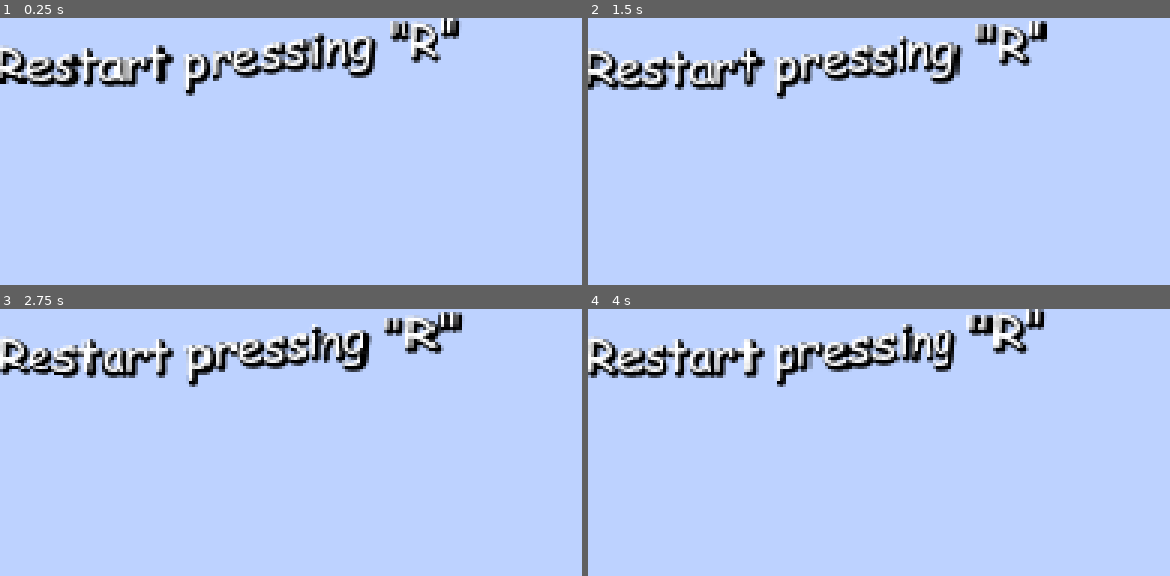
Above: before the commit, frames 1-4 (two rows, left to right).
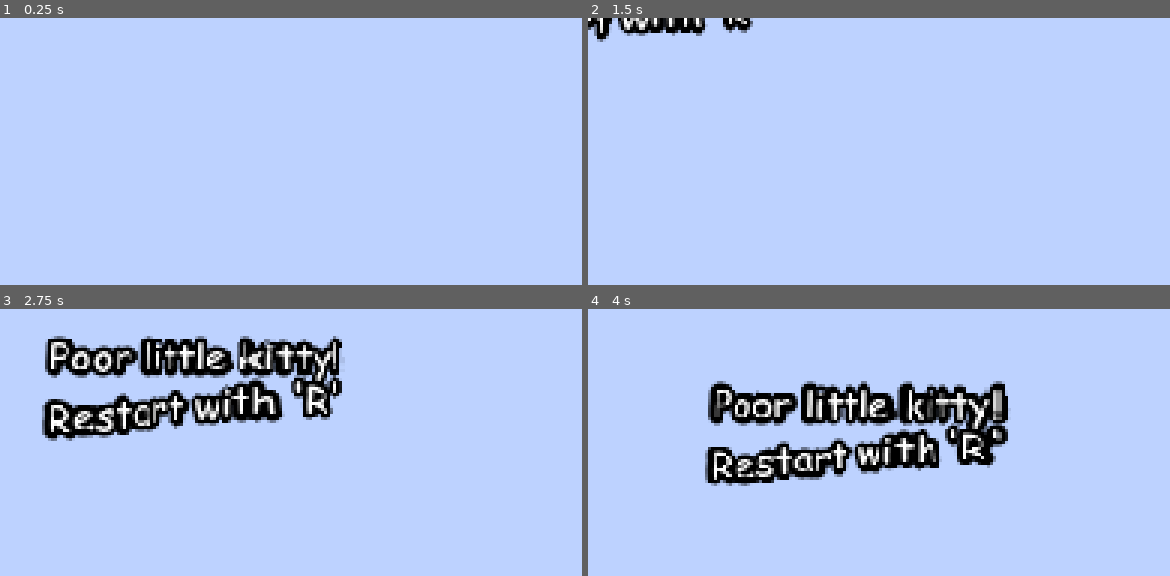
Above: after the commit, the same moments.

Repository: nobody-but-me/cute-kitty
Game: Godot game, scene res://scenes/ui/restart_text.tscn
Same seed, same stepped clock (60 frames per second), same inputs: the game is played once before the commit and once after it. This scene is started directly instead of the project's main scene.
Inputs:
- Up to frame 1 (0.25 s): no input
- Up to frame 2 (1.5 s): tap Enter at 0.5 s; tap A (a) at 0.6 s; tap Space (jump) at 0.77, 1.07 s; tap D (d) at 0.8, 1.35 s
- Up to frame 3 (2.75 s): tap Space (jump) at 1.52, 1.55, 1.82 s; hold Space (jump) from 2.03 s (still down); tap A (a) at 2.3 s
- Up to frame 4 (4 s): release Space (jump) at 2.78 s; tap A (a) at 2.85 s; tap Space (jump) at 3.02, 3.32 s; tap D (d) at 3.05, 3.6 s; hold Space (jump) from 3.53 s (still down)

The runs differ from the first frame. In frame 1, 7.8% of the frame differs, in the area x 0-79%, y 0-30%; in frame 2, 9.2%; in frame 3, 15%; in frame 4, 21%, in the area x 0-79%, y 0-67%.

Commit message:
Trying to make the text look better.

Diff:
--- a/scenes/test.tscn
+++ b/scenes/test.tscn
@@ -54,7 +54,6 @@
 screen_size = Vector2(198, 108)
 acceleration = 0.1
 player = NodePath("../kitty")
-free_mode = null
 metadata/_edit_lock_ = true
 
 [node name="blood_viewport" type="SubViewportContainer" parent="."]
--- a/scenes/ui/restart_text.tscn
+++ b/scenes/ui/restart_text.tscn
@@ -60,30 +60,51 @@
 shader_parameter/chromatic_aberration = false
 shader_parameter/aberration_strength = 1.0
 
-[node name="restart_text" type="RichTextLabel"]
+[node name="CanvasLayer" type="CanvasLayer"]
+
+[node name="restart_text" type="RichTextLabel" parent="."]
 z_index = 5
 material = SubResource("ShaderMaterial_wkmxi")
 clip_contents = false
-offset_right = 174.0
-offset_bottom = 25.0
-pivot_offset = Vector2(73, 12)
-theme_override_constants/outline_size = 3
+anchors_preset = 8
+anchor_left = 0.5
+anchor_top = 0.5
+anchor_right = 0.5
+anchor_bottom = 0.5
+offset_left = -117.0
+offset_top = -54.5
+offset_right = 117.0
+offset_bottom = 54.5
+grow_horizontal = 2
+grow_vertical = 2
+scale = Vector2(0.8, 0.8)
+pivot_offset = Vector2(117, 54.5)
+theme_override_constants/outline_size = 10
 theme_override_fonts/normal_font = ExtResource("1_vom31")
 bbcode_enabled = true
-text = "[wave amp=50]Restart pressing \"R\""
+text = "[center]And you died... Once again
+[wave amp=50]Restart pressing \"R\""
 script = ExtResource("2_30uts")
 
-[node name="shadow" type="RichTextLabel" parent="."]
+[node name="shadow" type="RichTextLabel" parent="restart_text"]
 show_behind_parent = true
 z_index = 5
 material = SubResource("ShaderMaterial_sxlna")
 clip_contents = false
-offset_left = -1.0
-offset_top = -1.0
-offset_right = 173.0
-offset_bottom = 24.0
-pivot_offset = Vector2(73, 12)
+layout_mode = 1
+anchors_preset = 8
+anchor_left = 0.5
+anchor_top = 0.5
+anchor_right = 0.5
+anchor_bottom = 0.5
+offset_left = -117.0
+offset_top = -54.5
+offset_right = 117.0
+offset_bottom = 54.5
+grow_horizontal = 2
+grow_vertical = 2
+pivot_offset = Vector2(117, 54.5)
+theme_override_constants/outline_size = 0
 theme_override_fonts/normal_font = ExtResource("1_vom31")
 bbcode_enabled = true
 text = "[wave amp=50]Restart pressing \"R\""
-script = ExtResource("2_30uts")
--- a/scripts/blood_component.gd
+++ b/scripts/blood_component.gd
@@ -25,7 +25,7 @@
 func explode() -> void:
 	randomize()
 	random.randomize()
-	colour = Color(randf_range(0.0, 150.0), 0.0, 0.0, randf_range(10.0, 255.0))
+	colour = Color(randf_range(100.0, 200.0), 0.0, 0.0, randf_range(10.0, 255.0))
 
 	for i in range(0, max_blood_amount, 1):
 		var tb = tile_blood.instantiate()
@@ -68,7 +68,6 @@
 		get_tree().current_scene.get_node("main_camera").player = brain
 
 		var restart = preload("res://scenes/ui/restart_text.tscn").instantiate()
-		restart.target = brain;
 		get_tree().current_scene.add_child(restart)
 	return
 
--- a/scripts/kitty.gd
+++ b/scripts/kitty.gd
@@ -12,8 +12,6 @@
 var speed: float = 100.
 var state: String = 'idle'
 
-func ready() -> void:
-	return
 
 func kill() -> void:
 	var blood_component = preload("res://scenes/components/blood_component.tscn").instantiate()
--- a/scripts/restart_text.gd
+++ b/scripts/restart_text.gd
@@ -1,20 +1,30 @@
 extends RichTextLabel
 
-const ACCELERATION = 0.2
-
-var target;
+const ACCELERATION = 0.01
+const texts: Array = [
+	"And you died... Once again",
+	"Perhaps it would be easier if you even tried.",
+	"Let's try the next: don't jump into spines!",
+	"Organs, organs and more organs",
+	"Poor little kitty!",
+	"Explosion of blood!",
+]
+var selected_text: int = 0;
 
 func _ready() -> void:
-	if (target == null): return
+	randomize()
+	self.global_position.x = randf_range(-global.WINDOW_WIDTH, 0.0 - self.size.x);
+	@warning_ignore("integer_division")
+	self.global_position.y = randf_range((global.WINDOW_WIDTH/16*9) * -1, 0.0 - self.size.y);
+	@warning_ignore("narrowing_conversion")
+	selected_text = randf_range(0, texts.size());
+	self.text = "[center]" + texts[selected_text] + "\n[wave amp=50]Restart with 'R'"
+	$shadow.text = self.text
 	return
 
 func _process(_delta: float) -> void:
-	if (target):
-		self.global_position.x = lerp(self.global_position.x, target.global_position.x - (self.size.x / 2), ACCELERATION) + 1.5;
-		self.global_position.y = (lerp(self.global_position.y, target.global_position.y - (self.size.y / 2), ACCELERATION));
-
-		if (target.velocity.x > 3.0 && target.velocity.y > 3.0):
-			self.rotation_degrees += 1 * (target.velocity.x / 100)
-		elif (target.velocity.x < 1.0 && target.velocity.y < 1.0):
-			self.rotation_degrees = lerp(self.rotation_degrees, 0.0, 0.03)
+	@warning_ignore("integer_division")
+	self.global_position.x = lerp(self.global_position.x, (global.WINDOW_WIDTH/2) - self.size.x/2.5, ACCELERATION);
+	@warning_ignore("integer_division")
+	self.global_position.y = lerp(self.global_position.y, ((global.WINDOW_WIDTH/16*9)/2) - self.size.y/4, ACCELERATION);
 	return
